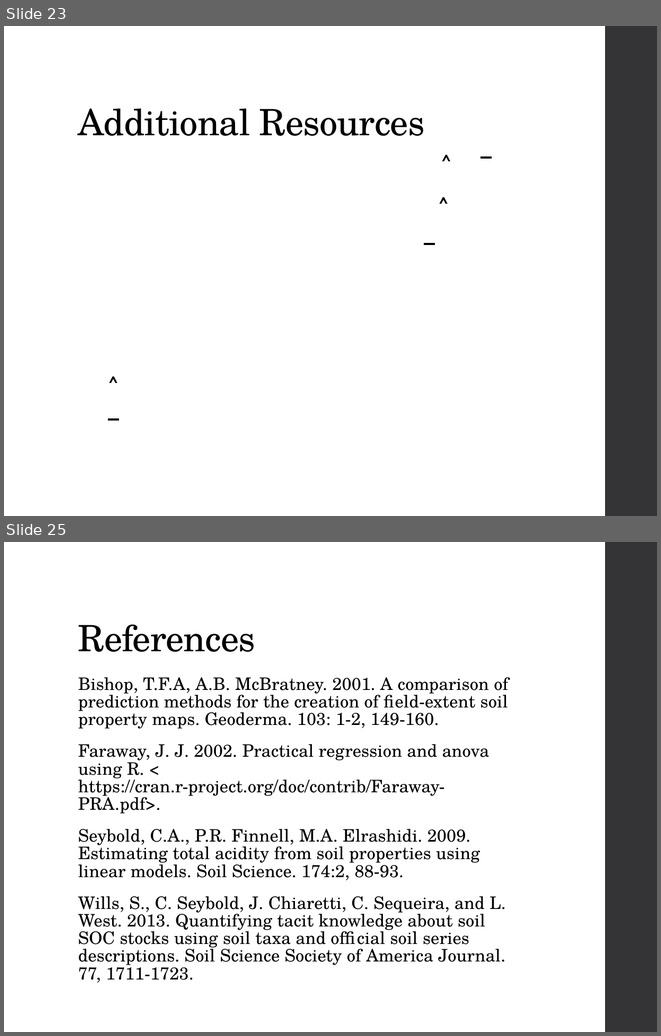
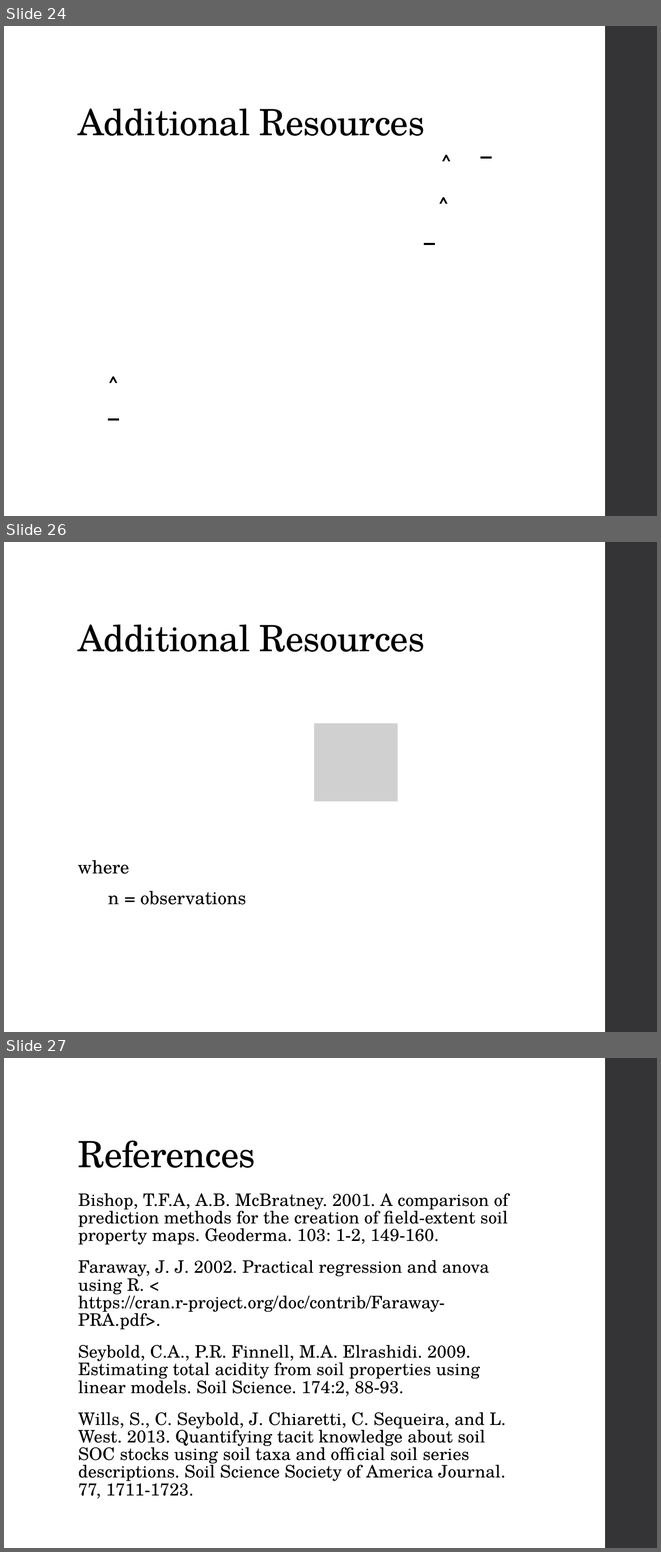
Before and after one commit to ncss-tech/stats_for_soil_survey, a slide deck: presentations/linear_regression/Linear_regression.pptx. Shown one above the other, each under a label of ours: slides 23 and 25 before the commit, slides 24, 26 and 27 after it; the slides between them are not shown. The pictures are 661x1036 and 661x1552 pixels, drawn with LibreOffice and Linux fonts; fonts in the diff are those of the drawing; grey boxes stand for pictures. Boxes give left, top, right and bottom in pixels: in the first picture for what was removed or moved away, otherwise in the second. Text is boxed around its words. In the diff, an @@ line names an element or a change of style, - is before the commit and + after.

```diff
--- a/presentations/linear_regression/Linear_regression.pptx
+++ b/presentations/linear_regression/Linear_regression.pptx
@@ slide 26 added at box(4, 542, 657, 1032), background #FFFFFF; not listed: 1 template element that a slide beside it also shows @@
@@ title added at box(78, 624, 425, 652), 40 pt, text #000000 @@
+Additional Resources
@@ picture added at box(314, 723, 398, 801) @@
@@ text added at box(78, 859, 246, 905), 20 pt, text #000000 @@
+where
+n = observations
@@ what was slide 23 is now slide 24 @@
@@ what was slide 25 is now slide 27 @@
```
Also in this commit, not shown: 4 slides changed, 1 other slide added.
